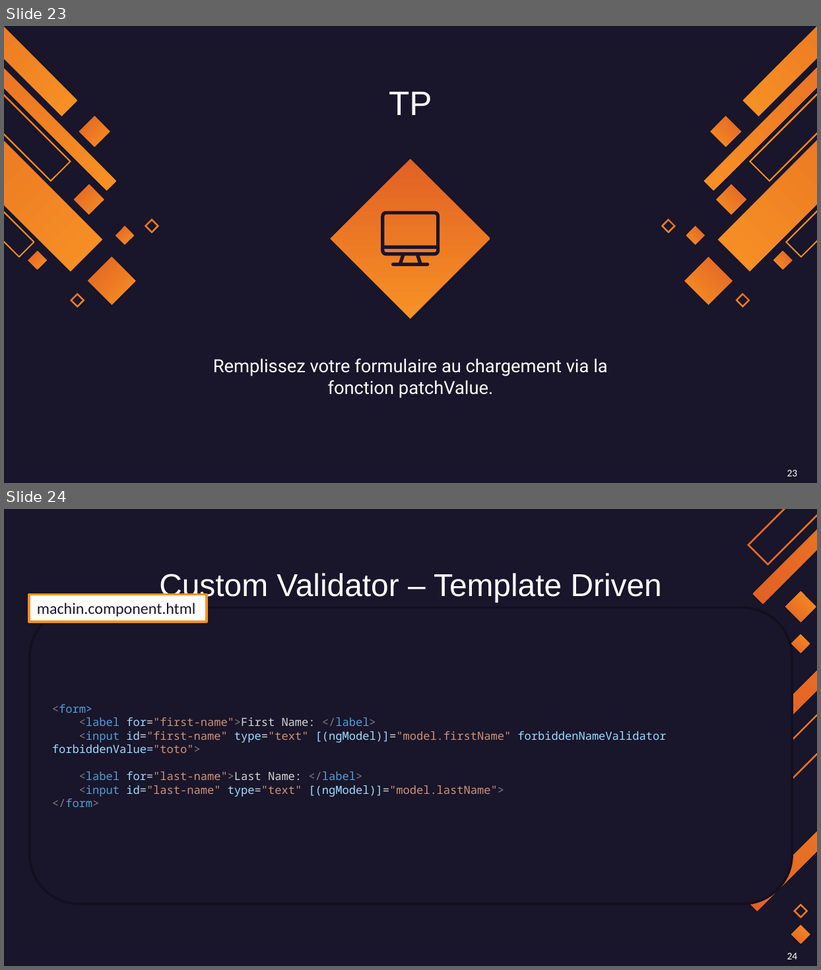
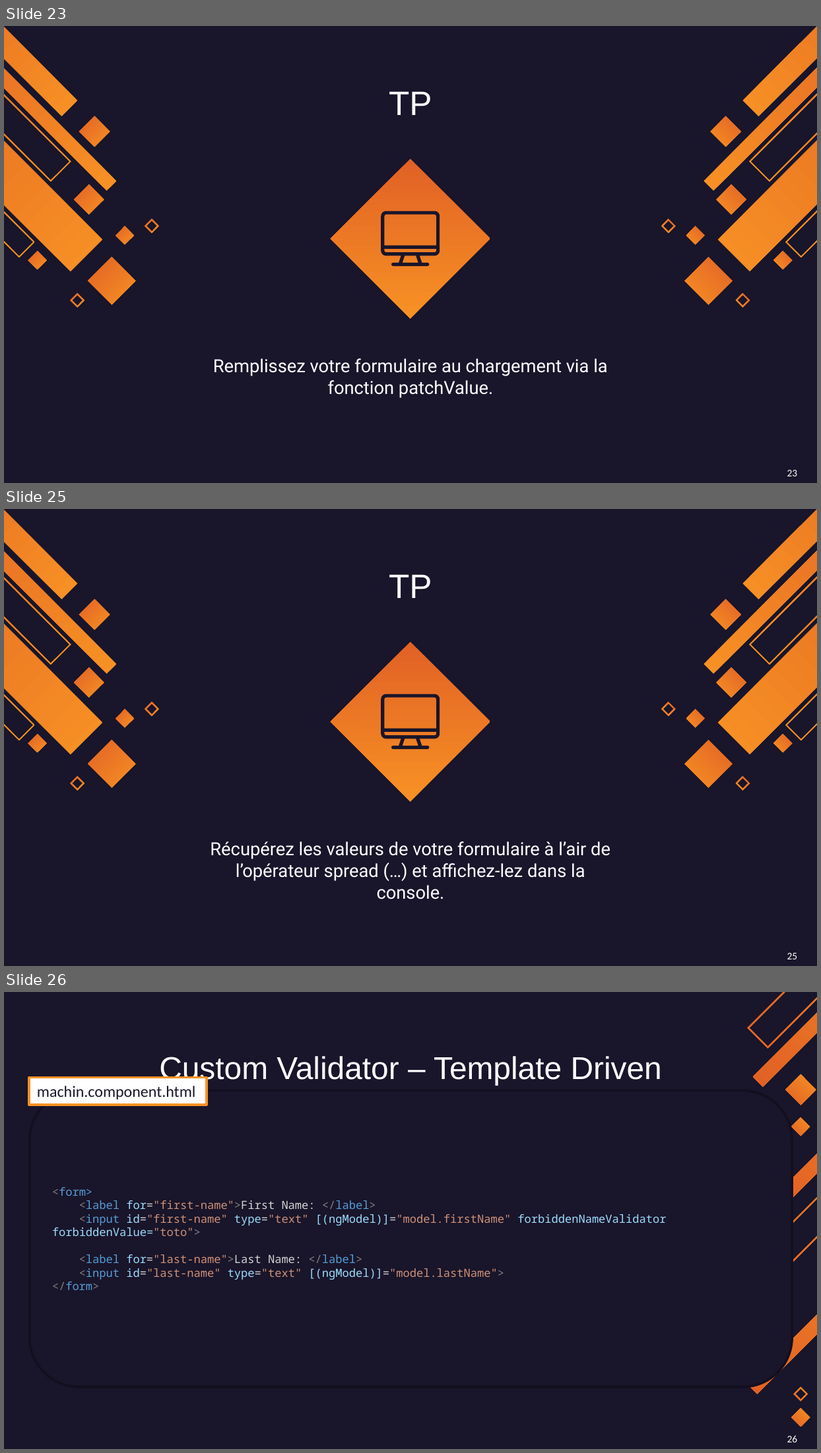
Before and after one commit to JulienLay/M1IL, a slide deck: Angular/Cours/NodeAngular 03 - Outils du Framework.pptx. Shown one above the other, each under a label of ours: slides 23 and 24 before the commit, slides 23, 25 and 26 after it; the slides between them are not shown. The pictures are 821x970 and 821x1453 pixels, drawn with LibreOffice and Linux fonts; fonts in the diff are those of the drawing; background and template pictures are left out. Boxes give left, top, right and bottom in pixels: in the first picture for what was removed or moved away, otherwise in the second. Text is boxed around its words. In the diff, an @@ line names an element or a change of style, - is before the commit and + after.

```diff
--- a/Angular/Cours/NodeAngular 03 - Outils du Framework.pptx
+++ b/Angular/Cours/NodeAngular 03 - Outils du Framework.pptx
@@ slide 25 added at box(4, 509, 817, 966), background #19152A; not listed: 25 template elements that a slide beside it also shows @@
@@ title added at box(389, 574, 432, 598), 30 pt, text #FFFFFF @@
+TP
@@ diamond added at box(331, 642, 490, 802), fill gradient #E16125 to #F79124 @@
@@ freeform shape added at box(382, 694, 440, 750), fill #19152A @@
@@ subtitle added at box(210, 842, 611, 900), 16 pt, text #FFFFFF @@
+Récupérez les valeurs de votre formulaire à l’air de l’opérateur spread (…) et affichez-lez dans la console.
@@ freeform shape added at box(287, 890, 287, 890), fill #000000, outline #B8D47F 0.94 pt @@
@@ what was slide 24 is now slide 26 @@
@@ page number at box(787, 1436, 798, 1443): text changed @@
-24
+26
```
Also in this commit, not shown: 2 slides changed, 2 other slides added, 1 other file.
